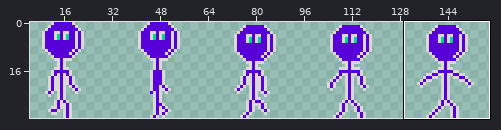
Sprite sheet: assets/dummy/character_walking.png. The first picture is a wide view before the edit; the outline marks the close-up.
Close-up. The starting point:
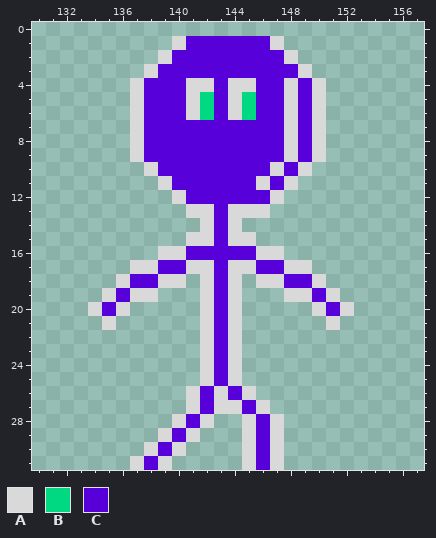
The file is 160x32 pixels. Colours within 5 levels of each other are drawn and written as one. Shown: x 130..157, y 0..31. The wide view leaves out empty margins. The commit also changed other parts of the picture, which this record leaves out.
Palette (. is transparent): A #d9d9d9  B #00d981  C #5700d9
Pixels before, first column x 134:
 1 ......ACCCCCCA.....
 2 .....ACCCCCCCCA....
 3 ....ACCCCCCCCCCA...
 4 ...ACCCAACAACCACA..
 5 ...ACCCABCABCCACA..
 6 ...ACCCABCABCCACA..
 7 ...ACCCCCCCCCCACA..
 8 ...ACCCCCCCCCCACA..
 9 ...ACCCCCCCCCCACA..
10 ....ACCCCCCCCACA...
11 .....ACCCCCCACA....
12 ......ACCCCCCA.....
13 .......AACAAA......
14 ........ACA........
15 .......AACAA.......
16 .....AACCCCCAA.....
17 ...AACCAACAACCAA...
18 ..ACCAA.ACA.AACCA..
19 .ACAA...ACA...AACA.
20 ACA.....ACA.....ACA
21 .A......ACA......A.
22 ........ACA........
23 ........ACA........
24 ........ACA........
25 ........ACA........
26 .......ACACA.......
27 .......ACAACA......
28 ......ACA..ACA.....
29 .....ACA...ACA.....
30 ....ACA....ACA.....
31 ...ACA.....ACA.....
The same view after the edit:
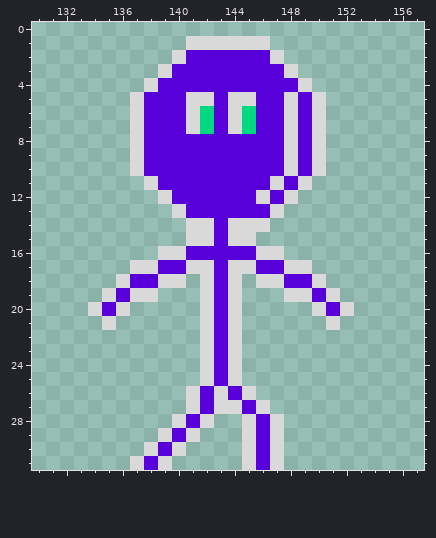
Edits made:
Changed rows in their new state; - is an unchanged pixel.
first column x 137:
 1 ---.AAAAAA.---
 2 --.A------A.--
 3 -.A--------A.-
 4 .A--CC-CC--CA.
 5 -----A--A-----
 7 ----AB-AB-----
10 AC--------CACA
11 -AC------CACA-
12 --AC-----ACA--
13 ---ACC-CCCA---
14 ----A---AA----
